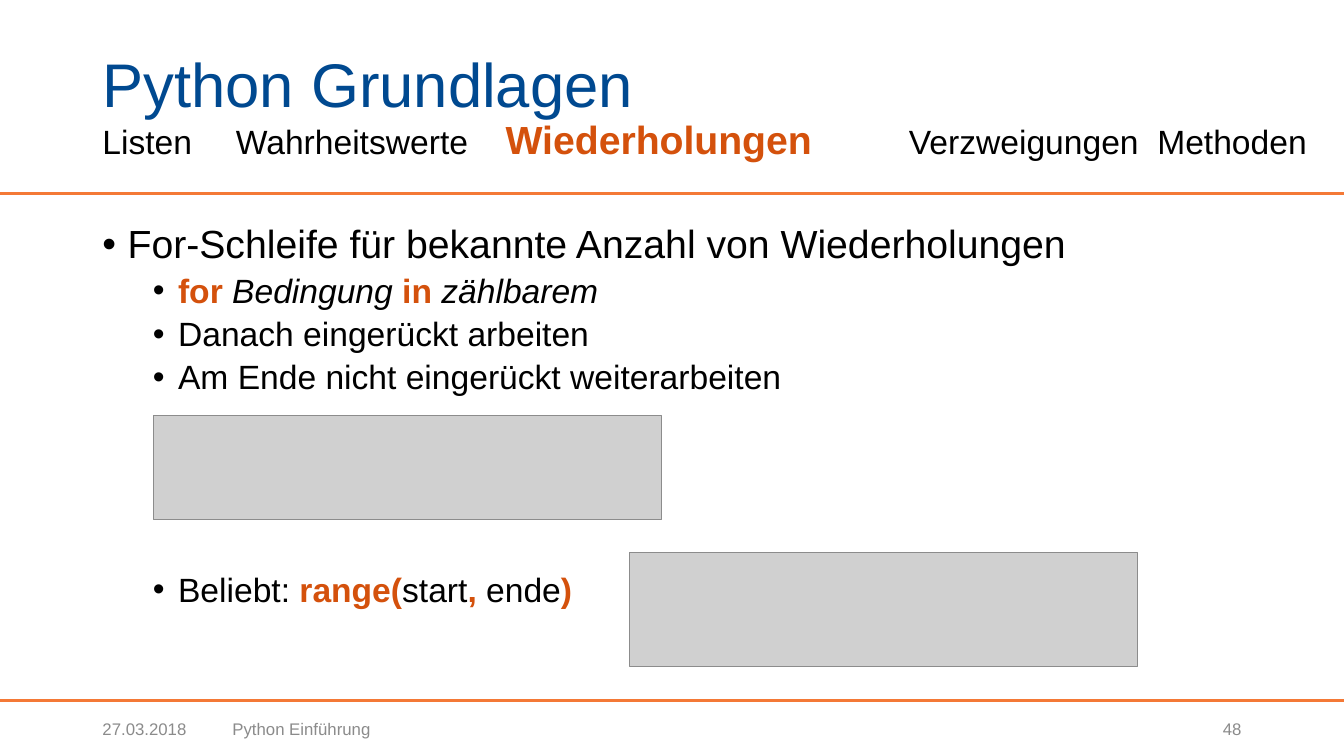
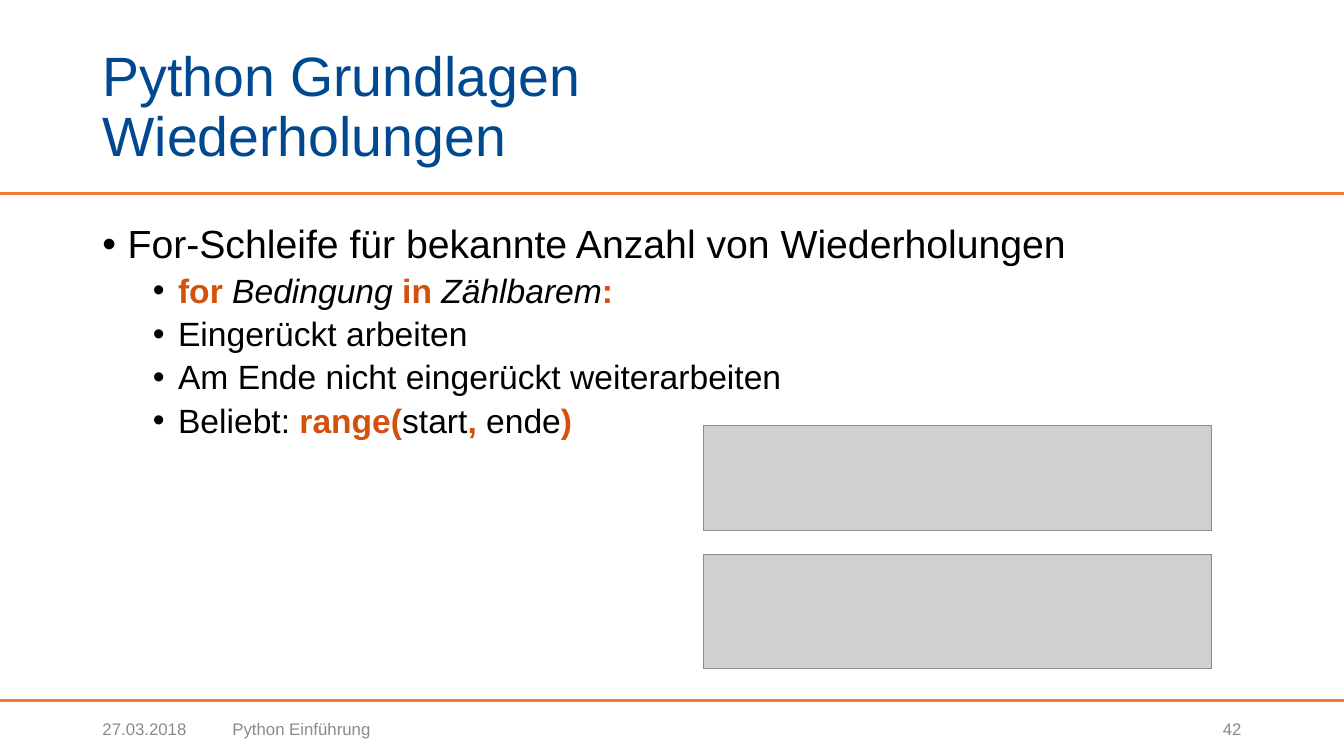
Before and after one commit to BogyMitutoyoCTL/Sophy-Preparation, a slide deck: slide 42 of Präsentationen/Python Einführung.pptx (slide 48 before the commit). Drawn at 1344x756 pixels with LibreOffice and Linux fonts; fonts in the diff are those of the drawing; grey boxes stand for pictures; background and template pictures are left out. Boxes give left, top, right and bottom in pixels: in the first picture for what was removed or moved away, otherwise in the second. Text is boxed around its words. In the diff, an @@ line names an element or a change of style, - is before the commit and + after.

```diff
--- a/Präsentationen/Python Einführung.pptx
+++ b/Präsentationen/Python Einführung.pptx
@@ title at bbox=[102, 55, 580, 166]: text changed; size 24 to 39.6 pt; text colour #000000 to #004990 @@
-Python Grundlagen
-Listen Wahrheitswerte Wiederholungen Verzweigungen Methoden
+Python Grundlagen
+Wiederholungen
@@ text at bbox=[178, 278, 613, 353]: text changed @@
-  • for Bedingung in zählbarem
-  • Danach eingerückt arbeiten
+  • for Bedingung in Zählbarem:
+  • Eingerückt arbeiten
@@ picture: place and size @@
-picture at bbox=[153, 415, 661, 520]
+picture at bbox=[704, 425, 1212, 530]
@@ picture: place and size @@
-picture at bbox=[629, 553, 1137, 666]
+picture at bbox=[704, 555, 1212, 668]
@@ page number at bbox=[1223, 723, 1242, 735]: text changed @@
-48
+42
```
Also in this commit, not shown: 52 other slides changed, 8 slides removed.
